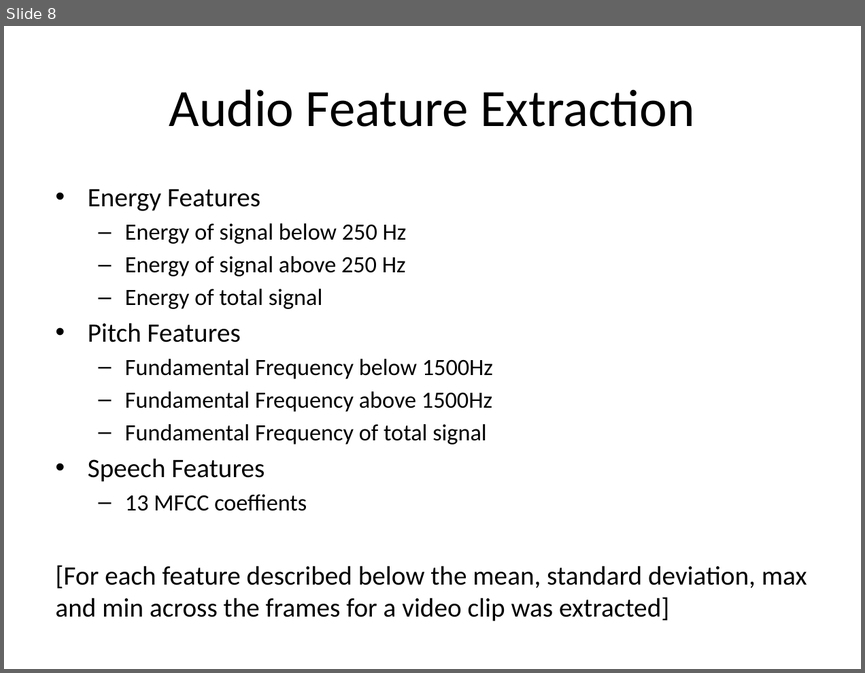
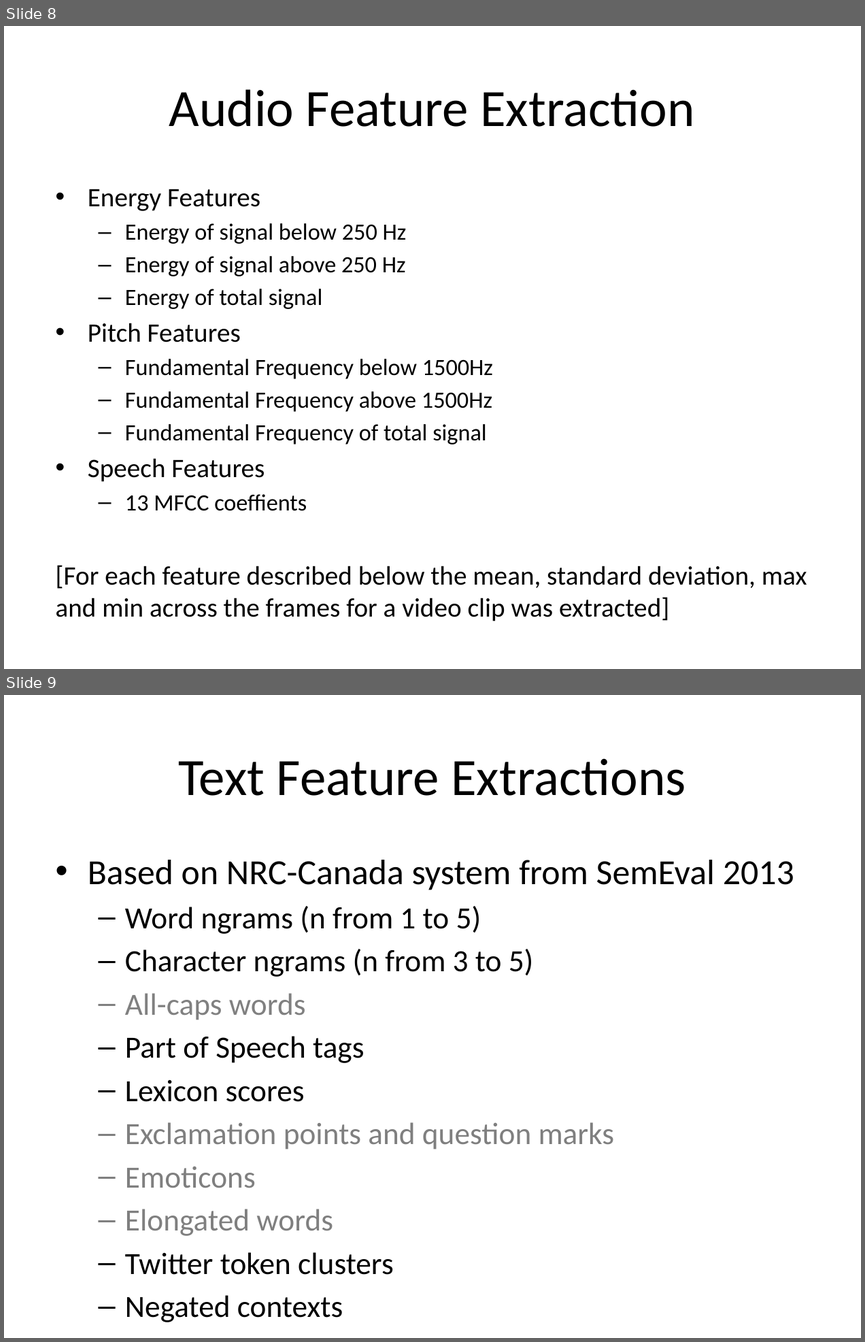
Before and after one commit to jellis505/LogisticProgression, a slide deck: Project/presentation/FinalPres.pptx. Shown one above the other, each under a label of ours: slide 8 before the commit, slides 8 and 9 after it. The pictures are 865x673 and 865x1342 pixels, drawn with LibreOffice and Linux fonts; fonts in the diff are those of the drawing. Boxes give left, top, right and bottom in pixels: in the first picture for what was removed or moved away, otherwise in the second. Text is boxed around its words. In the diff, an @@ line names an element or a change of style, - is before the commit and + after.

```diff
--- a/Project/presentation/FinalPres.pptx
+++ b/Project/presentation/FinalPres.pptx
@@ slide 9 added at (4,695,861,1338), background #FFFFFF @@
@@ title added at (178,758,685,796), 44 pt, text #000000 @@
+Text Feature Extractions
@@ text added at (88,860,794,1274), 25.9 pt, text #000000 @@
+• Based on NRC-Canada system from SemEval 2013
+  – Word ngrams (n from 1 to 5)
+  – Character ngrams (n from 3 to 5)
+  – All-caps words
+  – Part of Speech tags
+  – Lexicon scores
+  – Exclamation points and question marks
+  – Emoticons
+  – Elongated words
+  – Twitter token clusters
+  – Negated contexts
```
Also in this commit, not shown: 2 slides changed.
